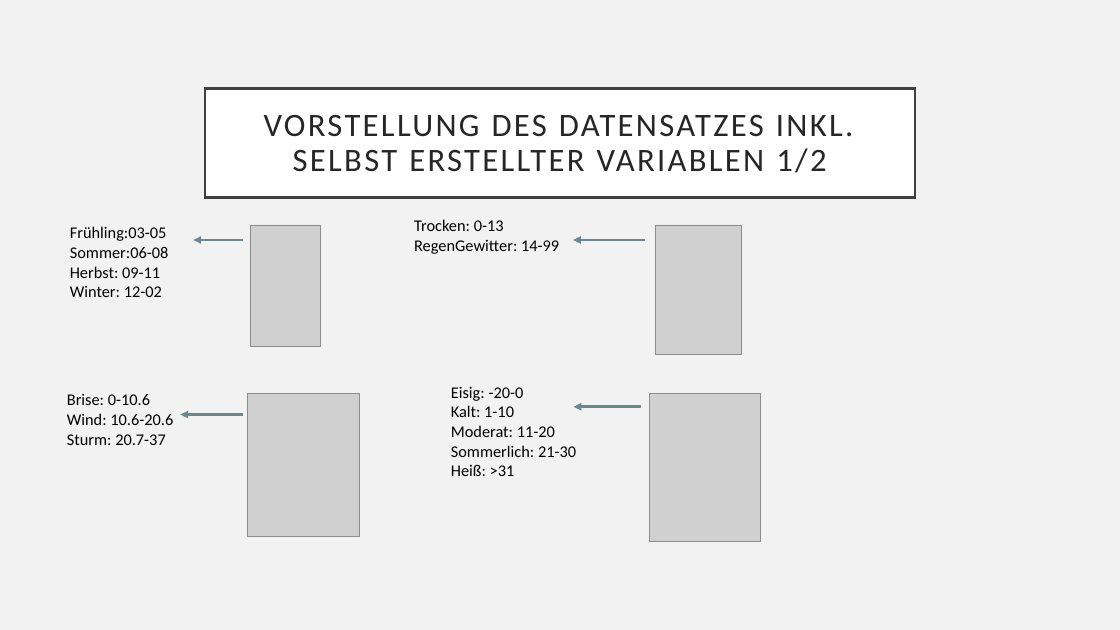
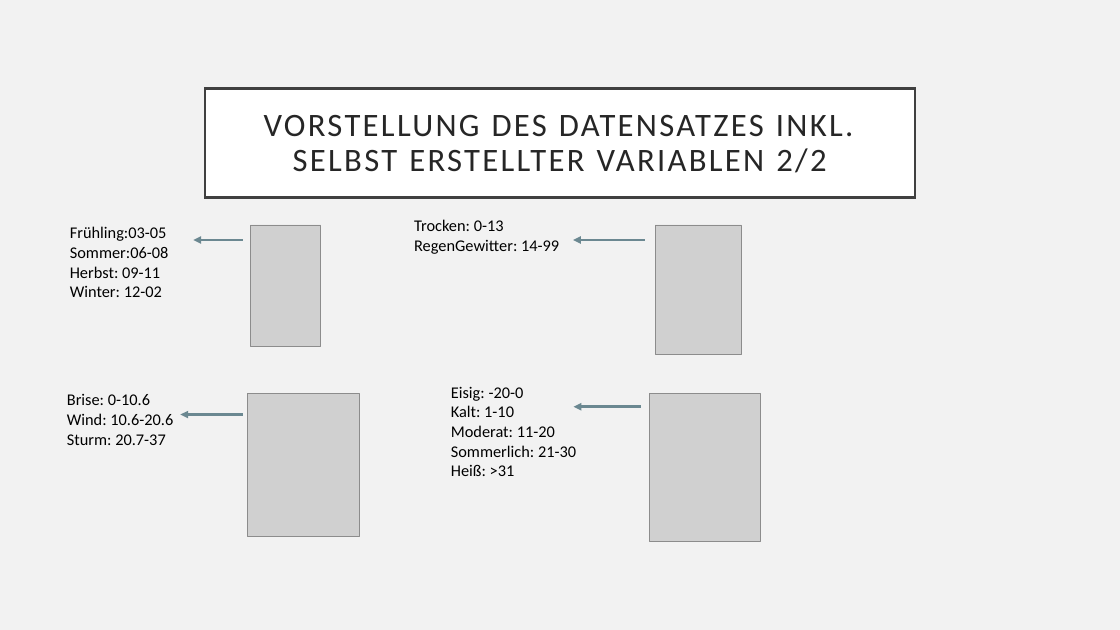
Before and after one commit to Tasinger/gruppe-2-projekt, a slide deck: slide 3 of 4_Presentation/Präsentation Gruppe 2.pptx. Drawn at 1120x630 pixels with LibreOffice and Linux fonts; fonts in the diff are those of the drawing; grey boxes stand for pictures. Boxes give left, top, right and bottom in pixels: in the first picture for what was removed or moved away, otherwise in the second. Text is boxed around its words. In the diff, an @@ line names an element or a change of style, - is before the commit and + after.

```diff
--- a/4_Presentation/Präsentation Gruppe 2.pptx
+++ b/4_Presentation/Präsentation Gruppe 2.pptx
@@ title at bbox=[264, 115, 853, 173]: text changed @@
-VORSTELLUNG DES DATENSATZES INKL. SELBST ERSTELLTER VARIABLEN 1/2
+VORSTELLUNG DES DATENSATZES INKL. SELBST ERSTELLTER VARIABLEN 2/2
```
Also in this commit, not shown: 3 other slides changed, 1 slide added, 1 slide removed.
